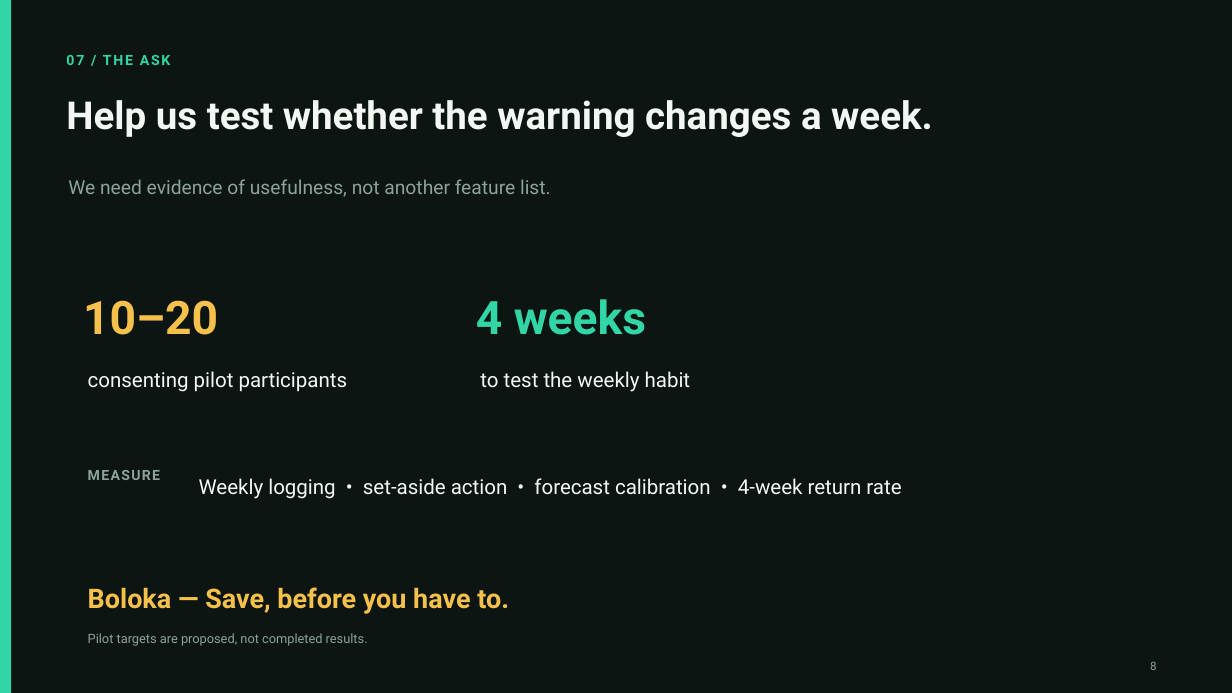
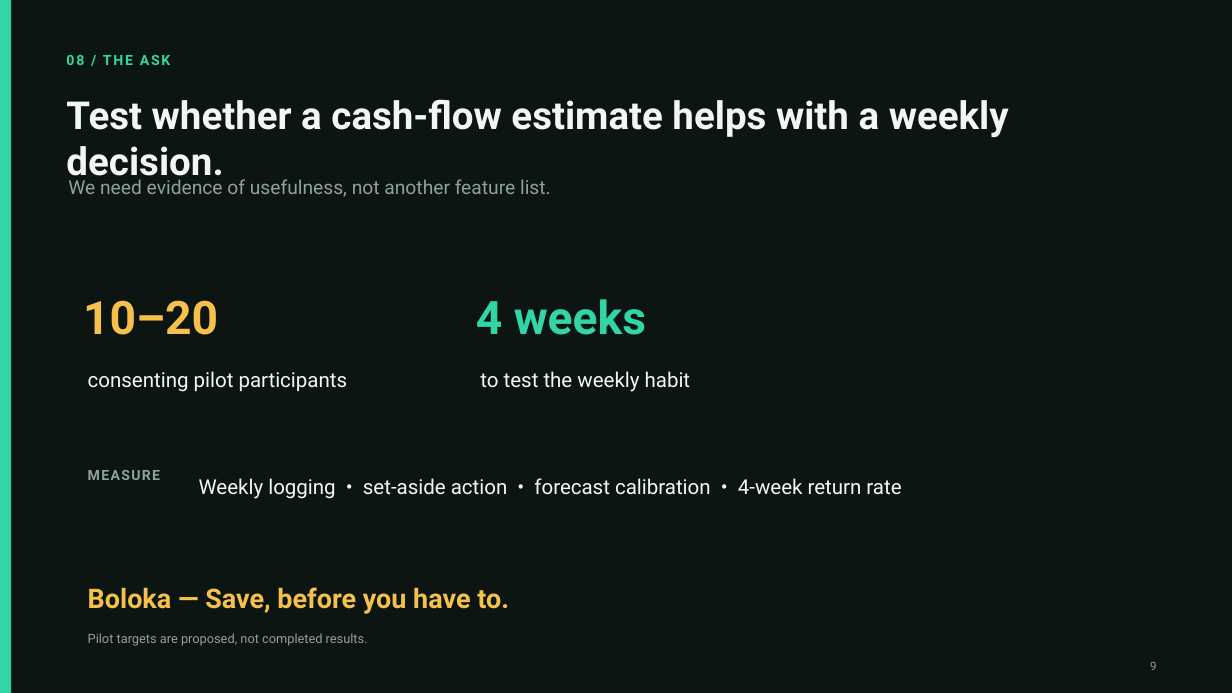
Before and after one commit to Kamogelo-Skhosana/Boloka, a slide deck: slide 9 of submission/Boloka-pitch.pptx (slide 8 before the commit). Drawn at 1232x693 pixels with LibreOffice and Linux fonts; fonts in the diff are those of the drawing. Boxes give left, top, right and bottom in pixels: in the first picture for what was removed or moved away, otherwise in the second. Text is boxed around its words. In the diff, an @@ line names an element or a change of style, - is before the commit and + after.

```diff
--- a/submission/Boloka-pitch.pptx
+++ b/submission/Boloka-pitch.pptx
@@ text at box(66, 55, 171, 65): text changed @@
-07 / THE ASK
+08 / THE ASK
@@ text at box(66, 99, 1009, 185): text changed @@
-Help us test whether the warning changes a week.
+Test whether a cash-flow estimate helps with a weekly decision.
```
Also in this commit, not shown: 4 other slides changed, 1 slide added, 7 other files.
